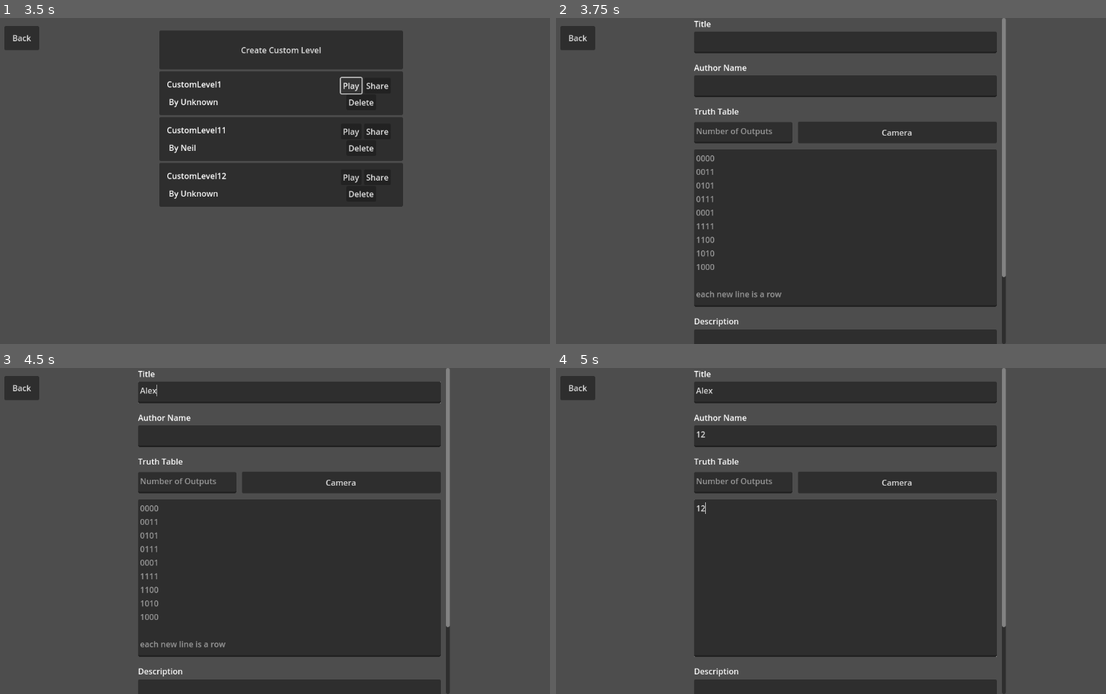
Above: before the commit, frames 1-4 (two rows, left to right).
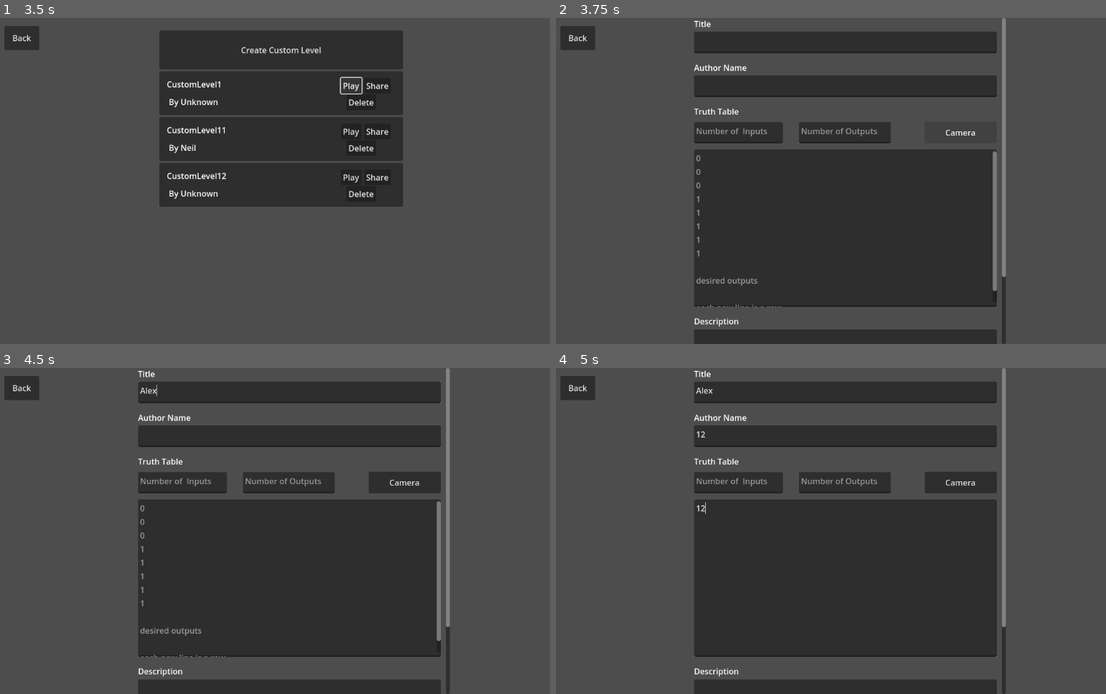
Above: after the commit, the same moments.

Repository: sininen-blue/logic-gate-tesseract
Game: Godot game, scene res://ui/title_page.tscn
Same seed, same stepped clock (60 frames per second), same inputs: the game is played once before the commit and once after it.
Inputs (mouse positions are in pixels of both pictures, inside the frame that each line leads up to):
- Up to frame 1 (3.5 s): click "Play" at 0.5 s; click "Play" at 1.25 s; click "Play" at 2 s; click "Play" at 2.75 s
- Up to frame 2 (3.75 s): click "Create Custom Level" at 3.5 s
- Up to frame 3 (4.5 s): click (291, 390) at 4.27 s; type "Alex" at 4.35 s
- Up to frame 4 (5 s): click (847, 436) at 4.5 s; type "12" at 4.58 s; click (847, 576) at 4.73 s; type "12" at 4.82 s

Frame 1 is identical in both runs. In frame 2, 1.6% of the frame differs, in the area x 25-81%, y 31-89%; in frame 3, 1.6%; in frame 4, 0.7%.

Commit message:
made inputs and outputs work better

Diff:
--- a/ui/create_custom_level.gd
+++ b/ui/create_custom_level.gd
@@ -4,6 +4,7 @@
 @onready var title_edit: TextEdit = $ScrollContainer/Main/TitleLabel/TitleEdit
 @onready var author_edit: TextEdit = $ScrollContainer/Main/AuthorLabel/AuthorEdit
 @onready var description_edit: TextEdit = $ScrollContainer/Main/DescriptionLabel/DescriptionEdit
+@onready var input_num_edit: TextEdit = $ScrollContainer/Main/ButtonLabel/InputNumEdit
 @onready var output_num_edit: TextEdit = $ScrollContainer/Main/ButtonLabel/OutputNumEdit
 @onready var truth_table_edit: TextEdit = $ScrollContainer/Main/ButtonLabel/TruthTableEdit
 
@@ -13,33 +14,60 @@
 	$Back.pressed.connect(get_tree().change_scene_to_file.bind("res://ui/custom_levels.tscn"))
 	create_button.pressed.connect(create_level)
 
+## TODO: replace all print statements with proper error handling
 func create_level() -> void:
 	if (title_edit.text == "" or
 		author_edit.text == "" or
 		description_edit.text == "" or
+		input_num_edit.text == "" or
 		output_num_edit.text == "" or
 		truth_table_edit.text == ""):
-		print("error")
+		print("not all inputs are filled")
 		return
 
 	var level_data : Dictionary
 	level_data["title"] = title_edit.text
 	level_data["author"] = author_edit.text
-	level_data["create_date"] = Time.get_time_dict_from_system()
+	level_data["create_date"] = Time.get_time_dict_from_system() # TODO: this isn't the proper format
 	level_data["description"] = description_edit.text
 	level_data["end_count"] = output_num_edit.text
 
-	# TODO: need a check to make sure you have the proper truth table and the output
-	# maybe even make it so that you only need to specificy the output and the number of starts
-	# could just generate the numbers on my own
-	# and input a specificend amount of starts and ends
-	# and have the desired outputs be added onto that
-	var truth_table : PackedStringArray = truth_table_edit.text.split("\n", false)
+	# TODO:
+	# maybe make the table dynamic basedo on number of inputs
+	# error checking
+	var input_count : int = int(input_num_edit.text)
+	var truth_table : Array[String] = generate_truth_table(input_count)
+	var output_array : PackedStringArray = truth_table_edit.text.split("\n", false)
+	if len(output_array[0]) != int(output_num_edit.text):
+		print("not the correct amount of output values")
+		return
+	if len(output_array) != pow(2, input_count):
+		print("not the correct amount of rows")
+		return
+	for i in range(len(truth_table)):
+		truth_table[i] += output_array[i]
 	level_data["truth_table"] = truth_table
 
-	var json_string : String = JSON.stringify(level_data)
+	var json_string : String = JSON.stringify(level_data, "\t")
 	var filename : String = title_edit.text.replace(" ", "")
 	var level_file : FileAccess = FileAccess.open("user://"+filename+".json", FileAccess.WRITE)
 	level_file.store_string(json_string)
 
 	print("saved")
+
+func generate_truth_table(start_count : int) -> Array[String]:
+	var num_rows : int = pow(2, start_count)
+	var output : Array[String]
+
+	for i in range(num_rows):
+		var row : Array
+		for j in range(start_count):
+			var bit_value : int = (i >> j) & 1
+			row.append(bit_value)
+		row.reverse()
+		var string_row : String = ""
+		for char in row:
+			string_row += str(char)
+		output.append(string_row)
+
+	return output
--- a/ui/create_custom_level.tscn
+++ b/ui/create_custom_level.tscn
@@ -72,10 +72,18 @@
 layout_mode = 2
 text = "Truth Table"
 
+[node name="InputNumEdit" type="TextEdit" parent="ScrollContainer/Main/ButtonLabel"]
+layout_mode = 1
+offset_top = 33.0
+offset_right = 176.0
+offset_bottom = 75.0
+placeholder_text = "Number of  Inputs"
+
 [node name="OutputNumEdit" type="TextEdit" parent="ScrollContainer/Main/ButtonLabel"]
 layout_mode = 1
+offset_left = 208.0
 offset_top = 33.0
-offset_right = 195.0
+offset_right = 390.0
 offset_bottom = 75.0
 placeholder_text = "Number of Outputs"
 
@@ -83,7 +91,7 @@
 layout_mode = 1
 anchors_preset = 10
 anchor_right = 1.0
-offset_left = 206.0
+offset_left = 457.0
 offset_top = 32.0
 offset_bottom = 75.0
 grow_horizontal = 2
@@ -98,15 +106,16 @@
 offset_top = -313.0
 grow_horizontal = 2
 grow_vertical = 0
-placeholder_text = "0000
-0011
-0101
-0111
-0001
-1111
-1100
-1010
-1000
+placeholder_text = "0
+0
+0
+1
+1
+1
+1
+1
+
+desired outputs
 
 each new line is a row"
 
